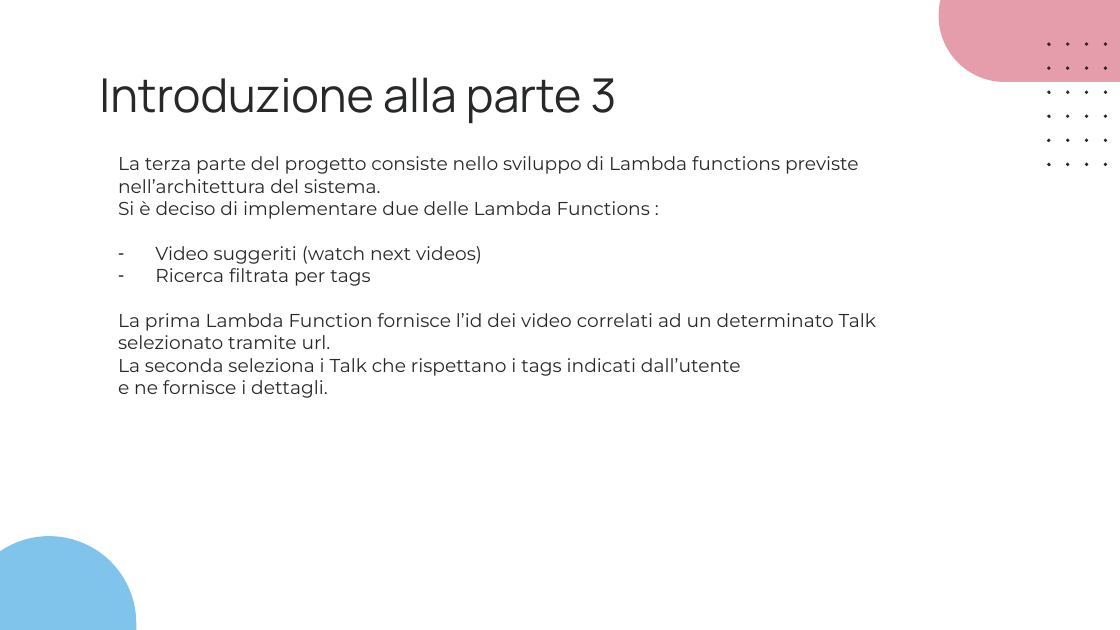
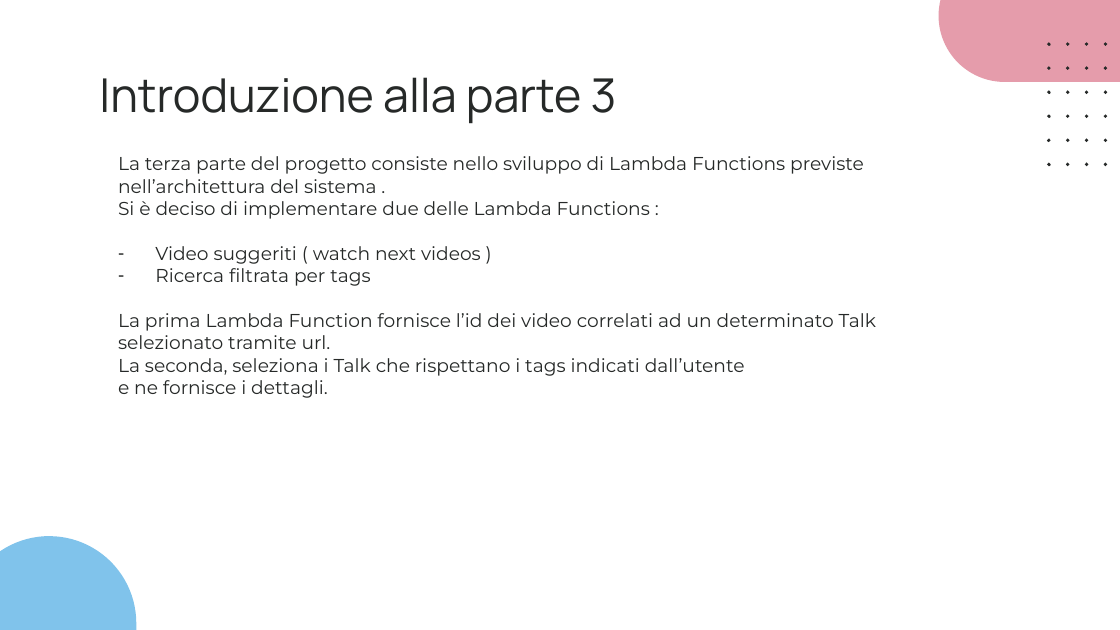
Before and after one commit to slocatelli30/CommuniTEDx, a slide deck: slide 25 of Progetto3.0/CommuniTEDx_3.0.pptx. Drawn at 1120x630 pixels with LibreOffice and Linux fonts; fonts in the diff are those of the drawing. Boxes give left, top, right and bottom in pixels: in the first picture for what was removed or moved away, otherwise in the second. Text is boxed around its words. In the diff, an @@ line names an element or a change of style, - is before the commit and + after.

Commit message:
final parte 3

```diff
--- a/Progetto3.0/CommuniTEDx_3.0.pptx
+++ b/Progetto3.0/CommuniTEDx_3.0.pptx
@@ text at (x1=118, y1=156, x2=864, y2=193): text changed @@
-La terza parte del progetto consiste nello sviluppo di Lambda functions previste nell’architettura del sistema.
+La terza parte del progetto consiste nello sviluppo di Lambda Functions previste nell’architettura del sistema .
@@ text at (x1=155, y1=246, x2=481, y2=264): spaces changed @@
-– Video suggeriti (watch next videos)
+– Video suggeriti ( watch next videos )
@@ text at (x1=118, y1=358, x2=745, y2=376): text changed @@
-La seconda seleziona i Talk che rispettano i tags indicati dall’utente
+La seconda, seleziona i Talk che rispettano i tags indicati dall’utente
```
Also in this commit, not shown: 11 other slides changed, 1 other file.
